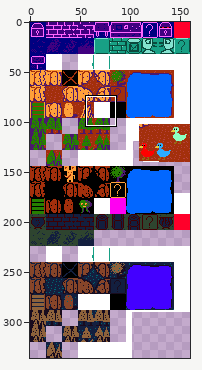
File history of a sprite sheet, client/tiles.png. Above, an overview of the earlier version with the close-up marked.
Close-up. The starting point:
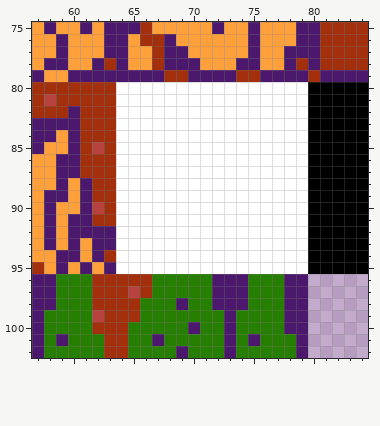
The file is 160x336 pixels. Shown: x 57..84, y 75..102.
After the commit:
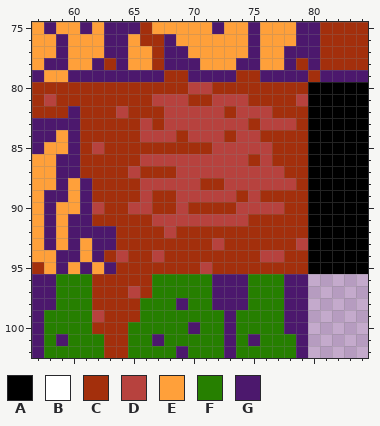
Palette (. is transparent): A #000000  B #ffffff  C #a32f0c  D #b7423e  E #ffa03a  F #267f00  G #4c186d
Diff:
y 80: x 64..79 BBBBBBBBBBBBBBBB -> CCCCCCDDCCCCCCCC
y 81: x 64..79 BBBBBBBBBBBBBBBB -> CCCDDDCCDDDCCCCD
y 82: x 64..79 BBBBBBBBBBBBBBBB -> DCCCDDDDDCDDDCCC
y 83: x 64..79 BBBBBBBBBBBBBBBB -> CCDCDDDDDDDCDDDC
y 84: x 64..79 BBBBBBBBBBBBBBBB -> CCDDDCDDDCDDCCCC
y 85: x 64..79 BBBBBBBBBBBBBBBB -> CCCCCCCCDDDDDCCC
y 86: x 64..79 BBBBBBBBBBBBBBBB -> CCDDDDDDDDDCDCCC
y 87: x 64..79 BBBBBBBBBBBBBBBB -> CDCCCDDDDDDDDDCC
y 88: x 64..79 BBBBBBBBBBBBBBBB -> CCDDDDDCCDDDDDDC
y 89: x 64..79 BBBBBBBBBBBBBBBB -> CCDCCDDDDDCDCCCC
y 90: x 64..79 BBBBBBBBBBBBBBBB -> CDDCCDCCCCDDDDCC
y 91: x 64..79 BBBBBBBBBBBBBBBB -> CCCDDDDDDDDCCCCC
y 92: x 64..79 BBBBBBBBBBBBBBBB -> CCCCDCCCCCCCCCCC
y 93: x 64..79 BBBBBBBBBBBBBBBB -> CCCCCCCCDCCCCCCD
y 94: x 64..79 BBBBBBBBBBBBBBBB -> DCCDCCCCCCCCDDCC
y 95: x 64..79 BBBBBBBBBBBBBBBB -> CCCCCCCDCCCCCCCC
Changed places in both close-ups, as pixel boxes (x1, y1, x2, y2):
changed: (116, 82, 308, 274)
